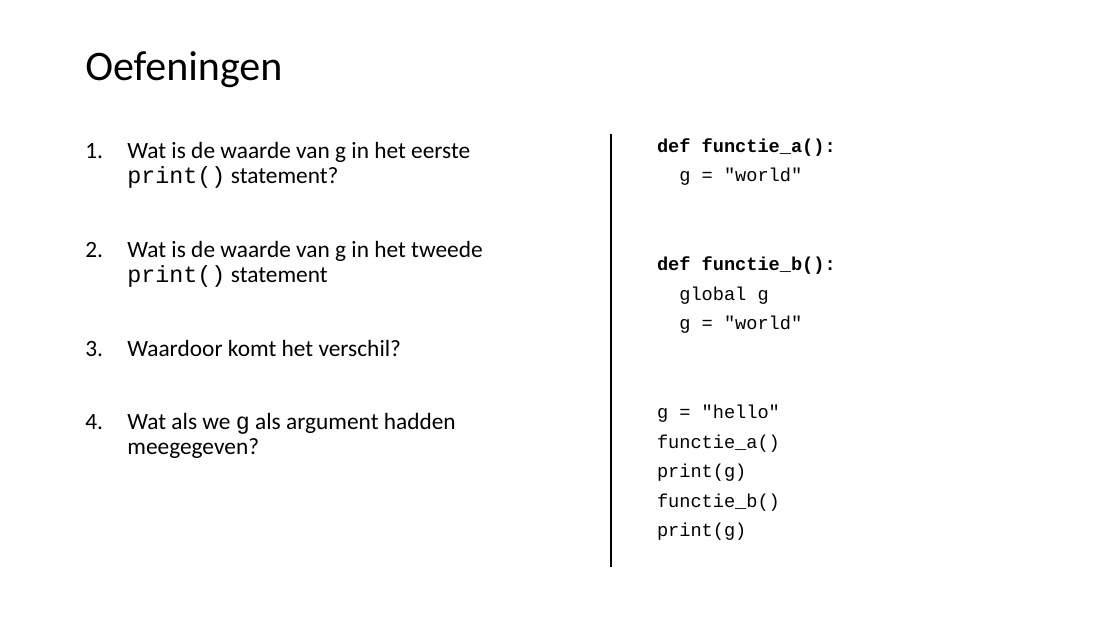
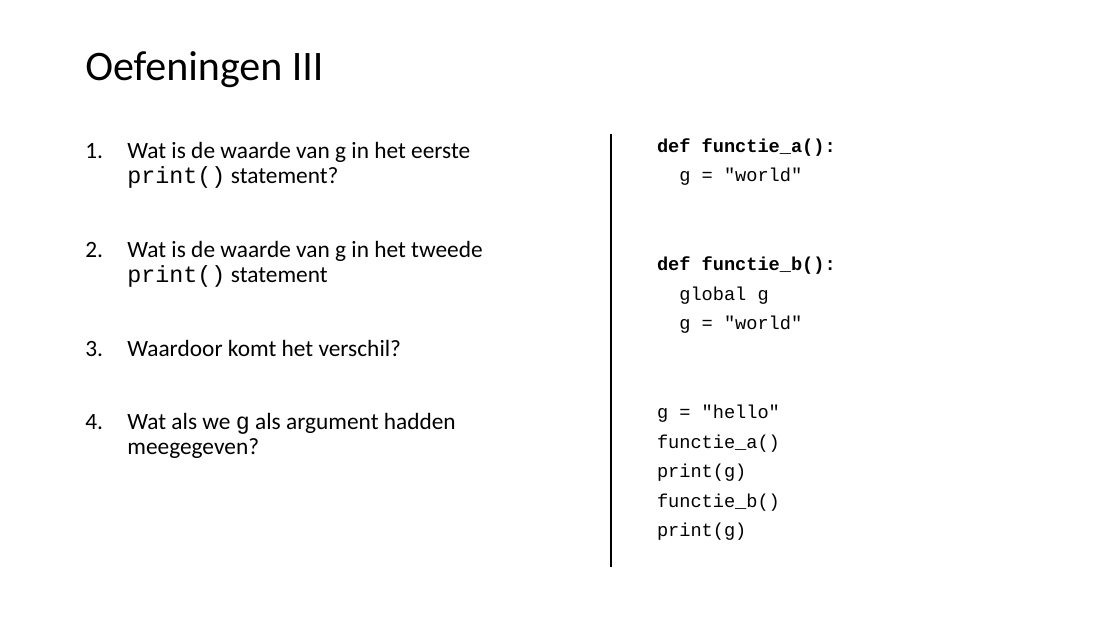
Before and after one commit to LFKoning/knowledge-sharing, a slide deck: slide 42 of python_trainees/1_basics_classes/python_traineeship_1.pptx. Drawn at 1120x630 pixels with LibreOffice and Linux fonts; fonts in the diff are those of the drawing. Boxes give left, top, right and bottom in pixels: in the first picture for what was removed or moved away, otherwise in the second. Text is boxed around its words. In the diff, an @@ line names an element or a change of style, - is before the commit and + after.

```diff
--- a/python_trainees/1_basics_classes/python_traineeship_1.pptx
+++ b/python_trainees/1_basics_classes/python_traineeship_1.pptx
@@ title at box(85, 51, 324, 88): text changed @@
-Oefeningen
+Oefeningen III
```
Also in this commit, not shown: 4 other slides changed, 2 slides added, 10 other files.
